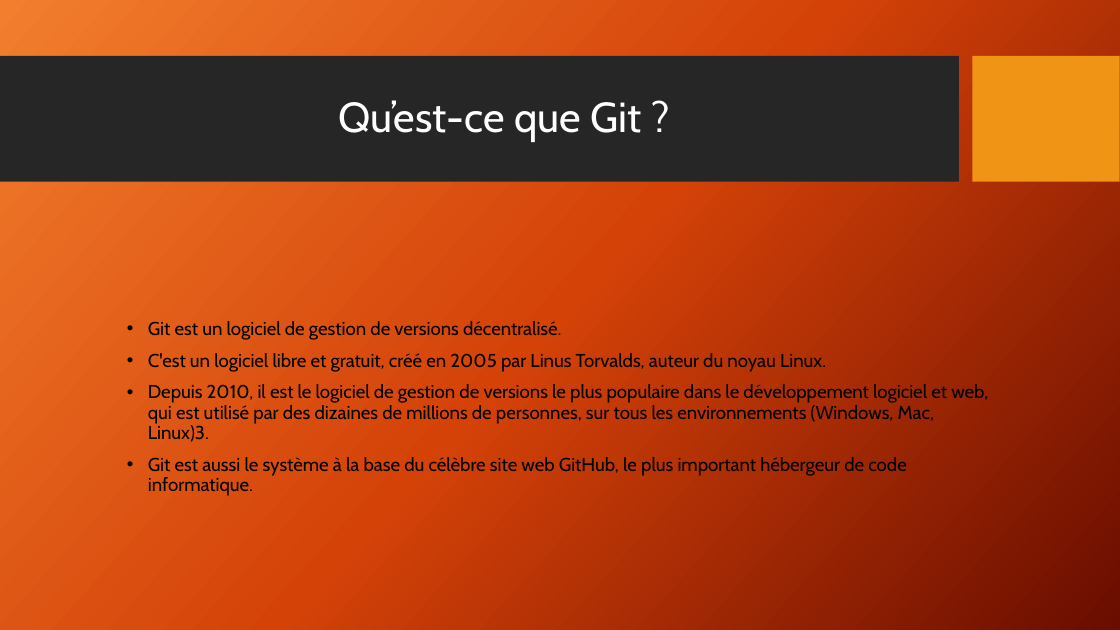
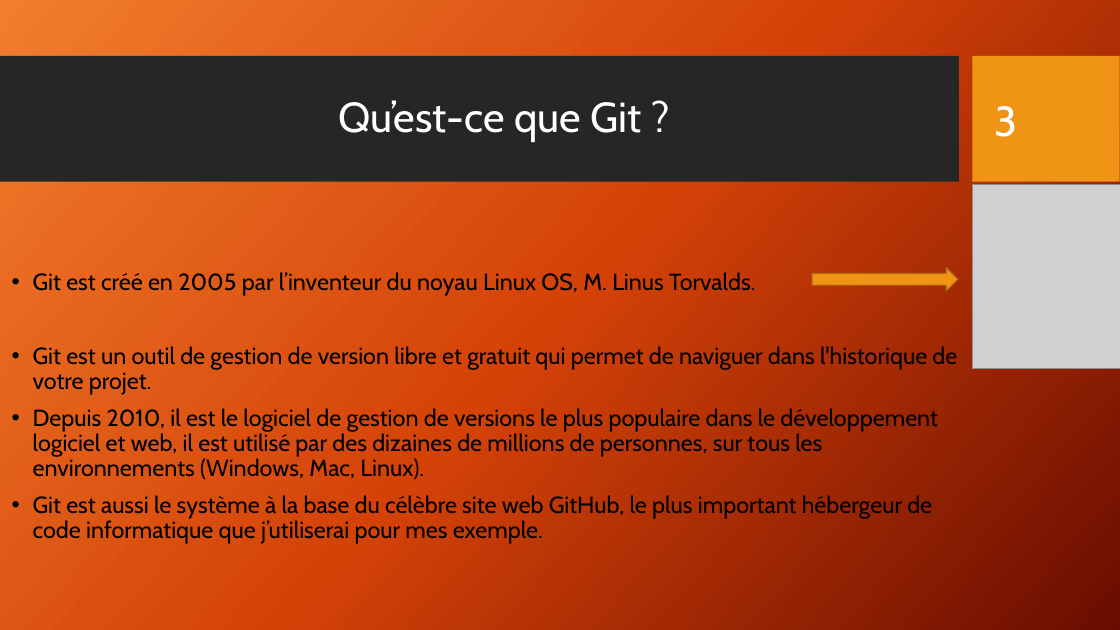
Before and after one commit to Math-Alex83/Expos-_git_cda_2210, a slide deck: slide 3 of Présentation_Git_CDA_2210.pptx. Drawn at 1120x630 pixels with LibreOffice and Linux fonts; fonts in the diff are those of the drawing; grey boxes stand for pictures; background and template pictures are left out. Boxes give left, top, right and bottom in pixels: in the first picture for what was removed or moved away, otherwise in the second. Text is boxed around its words. In the diff, an @@ line names an element or a change of style, - is before the commit and + after.

```diff
--- a/Présentation_Git_CDA_2210.pptx
+++ b/Présentation_Git_CDA_2210.pptx
@@ page number added at (994, 106, 1017, 137), 36 pt, text #FFFFFF @@
+3
@@ picture added at (973, 184, 1120, 369) @@
@@ right arrow added at (812, 268, 959, 292), fill #F09415, outline #B26D10 1 pt @@
@@ text at (33, 272, 957, 544): text changed; size 16 to 20 pt @@
-• Git est un logiciel de gestion de versions décentralisé.
-• C'est un logiciel libre et gratuit, créé en 2005 par Linus Torvalds, auteur du noyau Linux.
-• Depuis 2010, il est le logiciel de gestion de versions le plus populaire dans le développement logiciel et web, qui est utilisé par des dizaines de millions de personnes, sur tous les environnements (Windows, Mac, Linux)3.
-• Git est aussi le système à la base du célèbre site web GitHub, le plus important hébergeur de code informatique.
+• Git est créé en 2005 par l’inventeur du noyau Linux OS, M. Linus Torvalds.
+• Git est un outil de gestion de version libre et gratuit qui permet de naviguer dans l'historique de votre projet.
+• Depuis 2010, il est le logiciel de gestion de versions le plus populaire dans le développement logiciel et web, il est utilisé par des dizaines de millions de personnes, sur tous les environnements (Windows, Mac, Linux).
+• Git est aussi le système à la base du célèbre site web GitHub, le plus important hébergeur de code informatique que j’utiliserai pour mes exemple.
```
Also in this commit, not shown: 6 other slides changed, 1 slide added, 2 other files.
